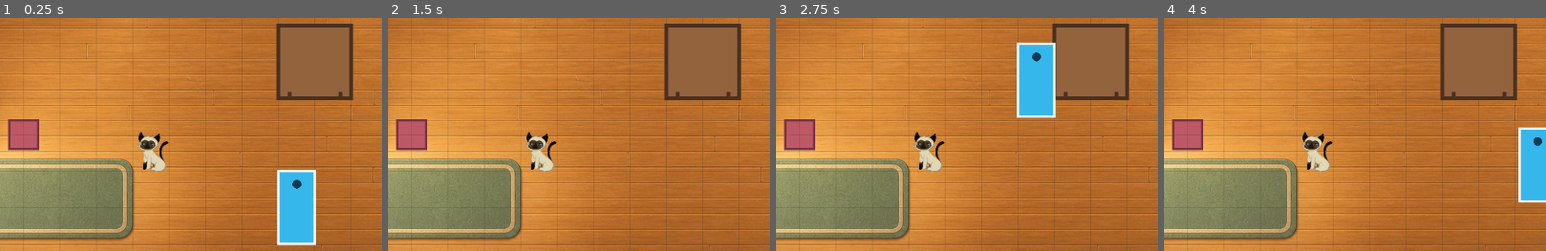
Above: before the commit, frames 1-4 (left to right).
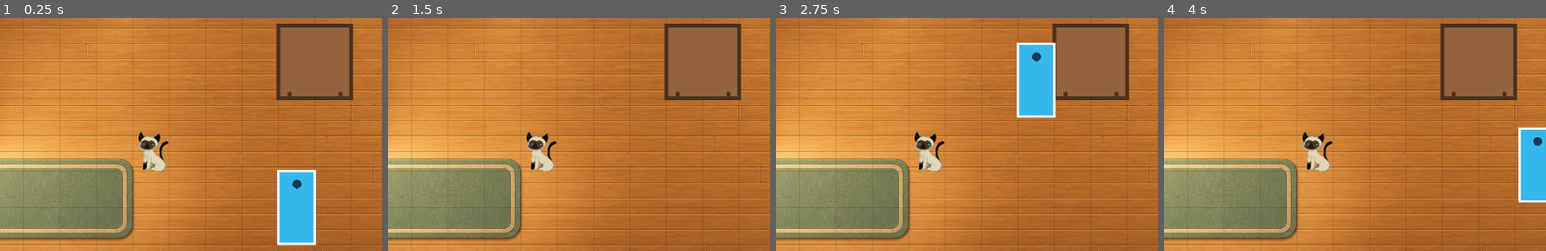
Above: after the commit, the same moments.

Repository: rocalabern/game_godot_refugio-de-animales
Game: Godot game, scene res://game/main.tscn
Two runs of this game, one before a commit and one after it. Both use one fixed random seed, a clock stepped at 60 frames per second and the inputs below.
Inputs (mouse positions are % of the whole screen's width and height, from its top left):
- Up to frame 1 (0.25 s): no input
- Up to frame 2 (1.5 s): tap Enter at 0.5 s; move the mouse to (72, 44) at 0.52 s; click (72, 44) at 0.67 s; move the mouse to (30, 54) at 1.27 s; click (30, 54) at 1.42 s
- Up to frame 3 (2.75 s): move the mouse to (60, 27) at 2.02 s; click (60, 27) at 2.17 s
- Up to frame 4 (4 s): tap Space at 2.75 s; move the mouse to (45, 70) at 2.77 s; click (45, 70) at 2.92 s; move the mouse to (80, 65) at 3.52 s; click (80, 65) at 3.67 s
The pictures show only the part of the screen within x 6-56%, y 36-86%; the shares and areas given below are measured in that part.

The runs differ from the first frame. In frame 1, 1.1% of the frame differs, in the area x 2-11%, y 43-57%; in frame 2, 1.1%; in frame 3, 1.1%; in frame 4, 1.1%.

Commit message:
removed rug

Diff:
--- a/entities/furniture/rug/rug.gd
+++ /dev/null
@@ -1,27 +0,0 @@
-class_name Rug
-extends PlaceableObject
-
-var cell_size := Vector2(48, 48):
-	set(value):
-		cell_size = value
-		queue_redraw()
-func _ready() -> void:
-	blocks_navigation = false
-	uses_y_sort = false
-	z_index = -1
-	queue_redraw()
-
-
-func configure_grid_size(new_cell_size: Vector2) -> void:
-	cell_size = new_cell_size
-
-
-func get_cell_anchor_offset() -> Vector2:
-	return Vector2(-0.5, -0.5)
-
-
-func _draw() -> void:
-	# La base de una alfombra es su esquina superior izquierda.
-	var rect := Rect2(Vector2(-cell_size.x * 0.5, -cell_size.y * 0.5) + Vector2(5, 5), Vector2(footprint) * cell_size - Vector2(10, 10))
-	draw_rect(rect, Color("bd5967"))
-	draw_rect(rect, Color("7a3341"), false, 3.0)
--- a/entities/furniture/rug/rug.tscn
+++ /dev/null
@@ -1,8 +0,0 @@
-[gd_scene load_steps=2 format=3]
-
-[ext_resource type="Script" path="res://entities/furniture/rug/rug.gd" id="1_rug"]
-
-[node name="Rug" type="Node2D"]
-script = ExtResource("1_rug")
-blocks_navigation = false
-uses_y_sort = false
--- a/rooms/shelter_dogs/shelter_dogs.tscn
+++ b/rooms/shelter_dogs/shelter_dogs.tscn
@@ -5,14 +5,7 @@
 [ext_resource type="Script" uid="uid://pbgg7atxku6l" path="res://systems/placement/placed_object_data.gd" id="4_placement"]
 [ext_resource type="PackedScene" path="res://entities/furniture/table/table.tscn" id="5_table"]
 [ext_resource type="TileSet" uid="uid://bms2704ipohdo" path="res://assets/tiles/basic/shelter_tileset.tres" id="6_4oxjw"]
-[ext_resource type="PackedScene" path="res://entities/furniture/rug/rug.tscn" id="6_rug"]
 [ext_resource type="PackedScene" path="res://systems/transitions/doorway.tscn" id="7_doorway"]
-
-[sub_resource type="Resource" id="PlacedRug"]
-script = ExtResource("4_placement")
-id = "Rug_Dogs"
-scene = ExtResource("6_rug")
-base_cell = Vector2i(2, 9)
 
 [sub_resource type="Resource" id="PlacedTable"]
 script = ExtResource("4_placement")
@@ -23,7 +16,7 @@
 [sub_resource type="Resource" id="RoomData_dogs"]
 script = ExtResource("3_room_data")
 room_id = "shelter_dogs"
-placements = Array[ExtResource("4_placement")]([SubResource("PlacedRug"), SubResource("PlacedTable")])
+placements = Array[ExtResource("4_placement")]([SubResource("PlacedTable")])
 
 [node name="ShelterDogs" type="Node2D" unique_id=1771774643]
 script = ExtResource("1_room")
--- a/rooms/shelter_entrada/shelter_entrada.tscn
+++ b/rooms/shelter_entrada/shelter_entrada.tscn
@@ -5,16 +5,9 @@
 [ext_resource type="Script" uid="uid://pbgg7atxku6l" path="res://systems/placement/placed_object_data.gd" id="4_placement"]
 [ext_resource type="PackedScene" path="res://entities/animals/cats/cat_siames.tscn" id="5_cat"]
 [ext_resource type="PackedScene" path="res://entities/furniture/table/table.tscn" id="6_table"]
-[ext_resource type="PackedScene" path="res://entities/furniture/rug/rug.tscn" id="7_rug"]
 [ext_resource type="PackedScene" path="res://systems/transitions/doorway.tscn" id="8_doorway"]
 [ext_resource type="Texture2D" uid="uid://b6av1ttdrgc8m" path="res://assets/rooms/shelter_entrada/shelter_entrada_background_48.png" id="9_background"]
 [ext_resource type="PackedScene" uid="uid://ci05g228u1f0c" path="res://rooms/shelter_entrada/shelter_entrada_collisions.tscn" id="10_collisions"]
-
-[sub_resource type="Resource" id="PlacedRug"]
-script = ExtResource("4_placement")
-id = "Rug_Entrance"
-scene = ExtResource("7_rug")
-base_cell = Vector2i(2, 8)
 
 [sub_resource type="Resource" id="PlacedTable"]
 script = ExtResource("4_placement")
@@ -31,7 +24,7 @@
 [sub_resource type="Resource" id="RoomData_entrada"]
 script = ExtResource("3_room_data")
 room_id = "shelter_entrada"
-placements = Array[ExtResource("4_placement")]([SubResource("PlacedRug"), SubResource("PlacedTable"), SubResource("PlacedCat")])
+placements = Array[ExtResource("4_placement")]([SubResource("PlacedTable"), SubResource("PlacedCat")])
 
 [node name="ShelterEntrada" type="Node2D" unique_id=803844857]
 script = ExtResource("1_room")
Not shown, removed: entities/furniture/rug/rug.gd.uid
